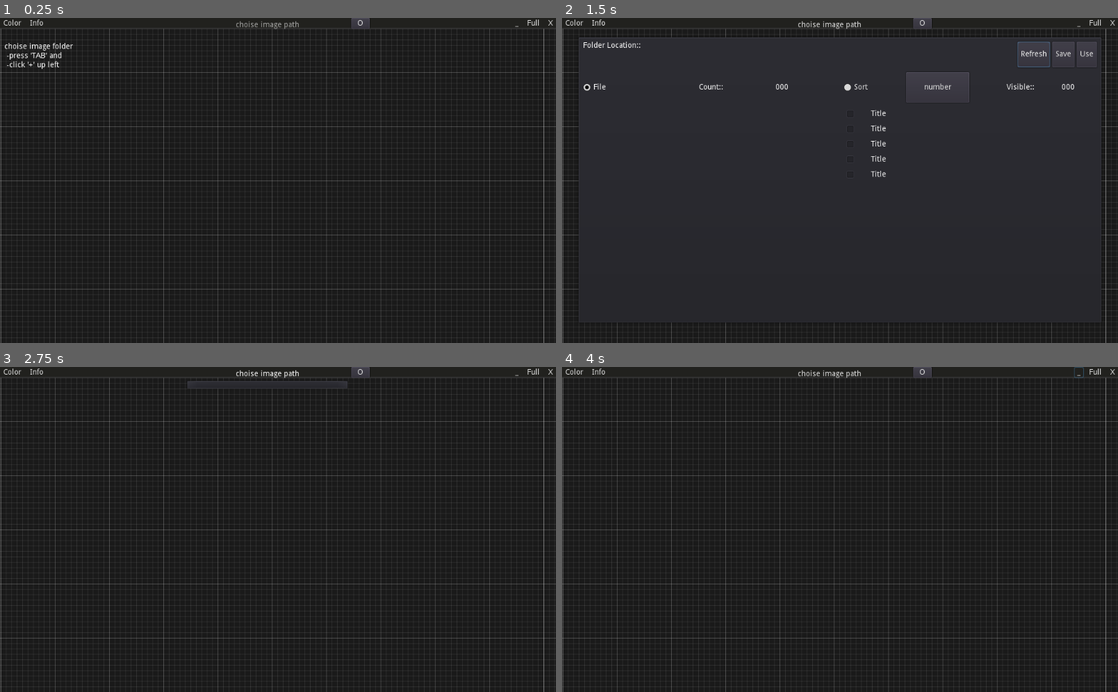
Above: before the commit, frames 1-4 (two rows, left to right).
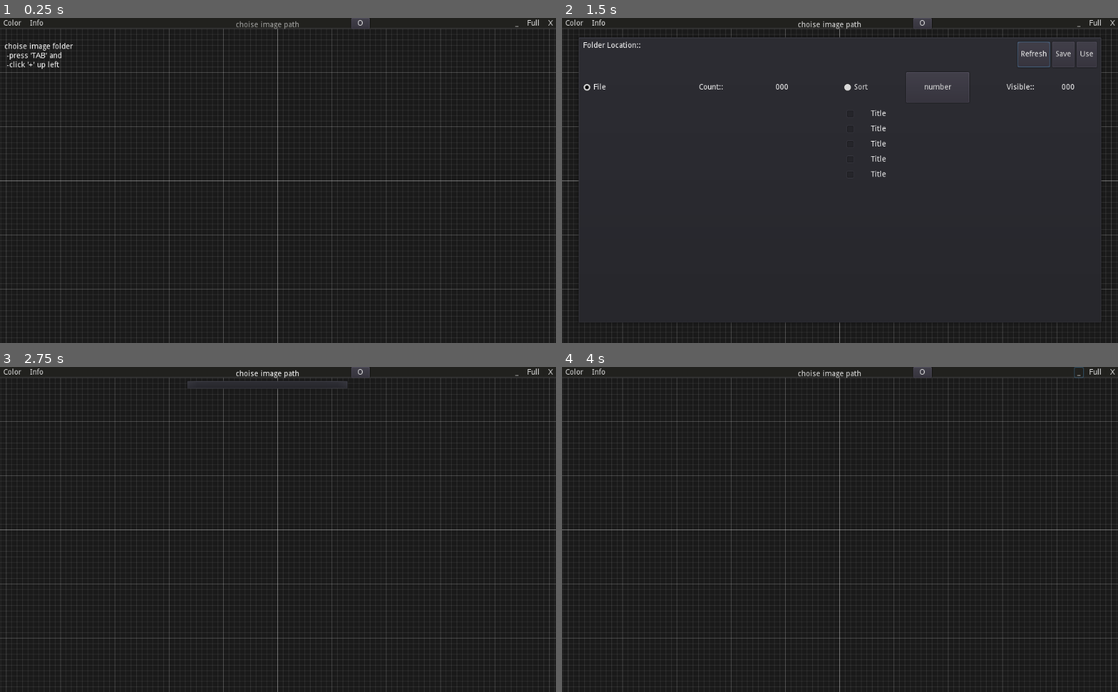
Above: after the commit, the same moments.

Repository: hpn33/manga-reader-by-godot-
Game: Godot game, scene res://scene/Main.tscn
Same seed, same stepped clock (60 frames per second), same inputs: the game is played once before the commit and once after it.
Inputs:
- Up to frame 1 (0.25 s): no input
- Up to frame 2 (1.5 s): click "Color" at 0.5 s; click "Info" at 1.25 s
- Up to frame 3 (2.75 s): click "choise image path" at 2 s
- Up to frame 4 (4 s): click "O" at 2.75 s; click "_" at 3.5 s

The runs differ from the first frame. In frame 1, 1.1% of the frame differs, in the area x 0-100%, y 3-100%; in frame 2, 0.3%; in frame 3, 1.0%; in frame 4, 1.1%.
Error in both runs: Invalid call. Nonexistent function '_get'. (res://autoload/AppSetting.gd:81)

Commit message:
improve movement v2

Diff:
--- a/object/camera/Camera2D.gd
+++ b/object/camera/Camera2D.gd
@@ -3,15 +3,6 @@
 
 export var debug := false
 
-
-
-var pan_speed := 800
-
-
-
-
-var force := Vector2()
-var relative := Vector2()
 
 ## Rectangle used to limit camera panning.
 ## Note that the built in camera limits do not work: they don't actually constrain the position of the camera.
@@ -19,117 +10,35 @@
 ## which is bad.
 var limit_rect = Rect2(Vector2(), Vector2.ONE * 100)
 
-var mouse_captured := false
-
 
 func _ready() -> void:
 
 	share.add_hook('camera_limit', self, 'set_limit_rect')
 
 
-func _input(event):
-#
-#	if event.is_action_pressed("view_click_mouse"):
-#		mouse_captured = true
-#		force = Vector2()
-#
-#	elif event.is_action_released("view_click_mouse"):
-#		mouse_captured = false
-#
-#		print(relative)
-#		# like scrolling on phone
-##		force -= (relative * (relative/2)) * zoom
-#		force -= relative * zoom
-##		force.x *= sign(relative.x)
-##		force.y *= sign(relative.y)
-#
-#		print(OS.get_time(), ":\t", force)
-#
-#	if mouse_captured && event is InputEventMouseMotion:
-#		# store relative
-#		relative = event.relative
-#
-#		#like we're grabbing the map
-#		position -= relative * zoom
-#		_snap_to_limits()
+
+var off := Vector2()
+func set_limit_rect(rect: Rect2):
+	limit_rect = rect
+
+	off.x =(limit_rect.size.x/2) * 0.0001
+	off.y =(limit_rect.size.y/2) * 0.0001
+
+
+
+func _snap_to_limits(target = position):
+
+	target.x = clamp(target.x, limit_rect.position.x+off.x, limit_rect.end.x-off.x)
+	target.y = clamp(target.y, limit_rect.position.y+off.y, limit_rect.end.y-off.y)
+
+	return target
 
 
 
 
+func _process(delta):
+	update()
 
-
-
-
-
-# use _process for smoother scrolling
-#func _process(delta):
-#	update()
-#
-#	if Input.is_action_pressed("view_click_mouse"):
-#		#smooth keyboard zoom
-#		if Input.is_action_pressed("view_pan_up"):
-#			zoom /= zoom_step
-#			_snap_zoom_limits()
-#		if Input.is_action_pressed("view_pan_down"):
-#			zoom *= zoom_step
-#			_snap_zoom_limits()
-#	else:
-#		#smooth keyboard zoom
-#		if Input.is_action_pressed("view_zoom_in"):
-#			zoom /= zoom_step
-#			_snap_zoom_limits()
-#		if Input.is_action_pressed("view_zoom_out"):
-#			zoom *= zoom_step
-#			_snap_zoom_limits()
-#
-#
-#	var panning = Vector2()
-#	panning.x += int(Input.is_action_pressed("view_pan_right")) - int(Input.is_action_pressed("view_pan_left"))
-#	panning.y += int(Input.is_action_pressed("view_pan_down")) - int(Input.is_action_pressed("view_pan_up"))
-#
-#	if panning.length_squared() > 0:
-#		position += panning.normalized() * pan_speed * delta * zoom
-#		if limit_rect: _snap_to_limits()
-	pass
-
-func _process(delta):
-
-
-#	if not mouse_captured:
-#
-#		force = lerp(force, Vector2(), 0.0001)
-#
-##		print(force)
-#
-#		position += force * delta
-
-	pass
-
-
-
-
-var offx := 0.0
-var offy := 0.0
-# force position to be inside limit_rect
-func _snap_to_limits():
-
-	position.x = clamp(position.x, limit_rect.position.x+offx, limit_rect.end.x-offx)
-	position.y = clamp(position.y, limit_rect.position.y+offy, limit_rect.end.y-offy)
-
-
-
-
-
-func set_limit_rect(rect: Rect2):
-	limit_rect = rect
-
-	offx =(limit_rect.size.x/2) * 0.0001
-	offy =(limit_rect.size.y/2) * 0.0001
-	_snap_to_limits()
-
-
-#func _set_camera_limit(value: Rect2):
-#	set_limit_rect(value)
 
 func _draw() -> void:
 
--- a/object/camera/Camera2D.tscn
+++ b/object/camera/Camera2D.tscn
@@ -1,9 +1,10 @@
-[gd_scene load_steps=5 format=2]
+[gd_scene load_steps=6 format=2]
 
 [ext_resource path="res://object/camera/Camera2D.gd" type="Script" id=1]
 [ext_resource path="res://object/camera/zoom.gd" type="Script" id=2]
 [ext_resource path="res://object/camera/reset.gd" type="Script" id=3]
 [ext_resource path="res://object/camera/movement.gd" type="Script" id=4]
+[ext_resource path="res://object/camera/mouse.gd" type="Script" id=5]
 
 [node name="Camera2D" type="Camera2D"]
 position = Vector2( 510.807, 299.326 )
@@ -18,3 +19,6 @@
 
 [node name="reset" type="Node" parent="."]
 script = ExtResource( 3 )
+
+[node name="mouse" type="Node" parent="."]
+script = ExtResource( 5 )
--- /dev/null
+++ b/object/camera/mouse.gd
@@ -0,0 +1,27 @@
+extends Node
+
+
+onready var movement = $'../movement'
+
+var pan_speed := 800
+
+var mouse_captured := false
+
+
+
+func _input(event):
+
+	if event.is_action_pressed("view_click_mouse"):
+		mouse_captured = true
+
+	elif event.is_action_released("view_click_mouse"):
+		mouse_captured = false
+
+
+	if mouse_captured && event is InputEventMouseMotion:
+
+		#like we're grabbing the map
+		owner.position -= event.relative * owner.zoom
+		movement.target = owner.position
+
+		owner._snap_to_limits()
--- a/object/camera/movement.gd
+++ b/object/camera/movement.gd
@@ -1,27 +1,44 @@
 extends Node
 
-
+# TODO:
+# setting option for speed
 
 const speed := 10
 
+
+var target := Vector2()
+var y_size : float
+
+
+func _ready():
+
+	y_size = get_tree().root.get_viewport().size.y
+
+	owner.position = target
 
 
 func _input(event):
 
 	# long movement
-	var direction := int(event.is_action_pressed("page_down")) - int(event.is_action_pressed("page_up"))
+	var _direction := int(event.is_action_pressed("page_down")) - int(event.is_action_pressed("page_up"))
 
-	if direction != 0:
-		owner.position.y += get_tree().root.get_viewport().size.y * 0.85 * owner.zoom.y * direction
+	if _direction != 0:
+		target.y += y_size * 0.85 * owner.zoom.y * _direction
 
 
+
+var direction := Vector2()
 
 func _process(delta):
 
 
-	var y := int(Input.is_action_pressed("down")) - int(Input.is_action_pressed("up"))
-	var x := int(Input.is_action_pressed("right")) - int(Input.is_action_pressed("left"))
+	direction.x = int(Input.is_action_pressed("right")) - int(Input.is_action_pressed("left"))
+	direction.y = int(Input.is_action_pressed("down")) - int(Input.is_action_pressed("up"))
+
+	if direction.length_squared() > 0:
+		target += direction.normalized() * speed * owner.zoom
+		if owner.limit_rect: target = owner._snap_to_limits(target)
 
 
-	owner.position.y += speed * owner.zoom.y * y
-	owner.position.x += speed * owner.zoom.x * x
+	# final
+	owner.position = lerp(owner.position, target, 25 * delta)
--- a/object/camera/zoom.gd
+++ b/object/camera/zoom.gd
@@ -1,11 +1,14 @@
 extends Node
 
 
-var zoom_step := 1.1
+var zoom_step := 1.25
+
 var min_zoom := 0.5
 var max_zoom := 10.0
 
 var zoom_target := Vector2()
+
+var zooming := false
 
 
 func _ready():
@@ -16,22 +19,41 @@
 
 	# zoom click
 	if event.is_action("zoom_in"):
-
-		zoom_target = owner.zoom / zoom_step
+		zoom_in()
+		zooming = true
 
 	if event.is_action("zoom_out"):
-
-		zoom_target = owner.zoom * zoom_step
-
+		zoom_out()
+		zooming = true
 
 
 func _process(delta):
 
+	if not zooming:
+		if Input.is_action_pressed("zoom_in"):
+			zoom_in()
+	#
+		if Input.is_action_pressed("zoom_out"):
+			zoom_out()
+
+	else:
+		zooming = false
+
+	# final
 	owner.zoom = lerp(owner.zoom, zoom_target, 20 * delta)
-	_snap_zoom_limits()
 
 
 func _snap_zoom_limits():
 
-	owner.zoom.x = clamp(owner.zoom.x, min_zoom, max_zoom)
-	owner.zoom.y = clamp(owner.zoom.y, min_zoom, max_zoom)
+	zoom_target.x = clamp(zoom_target.x, min_zoom, max_zoom)
+	zoom_target.y = clamp(zoom_target.y, min_zoom, max_zoom)
+
+
+func zoom_in():
+	zoom_target = owner.zoom / zoom_step
+	_snap_zoom_limits()
+
+
+func zoom_out():
+	zoom_target = owner.zoom * zoom_step
+	_snap_zoom_limits()
Not shown, changed: .gitignore
Not shown, changed: readme.md
